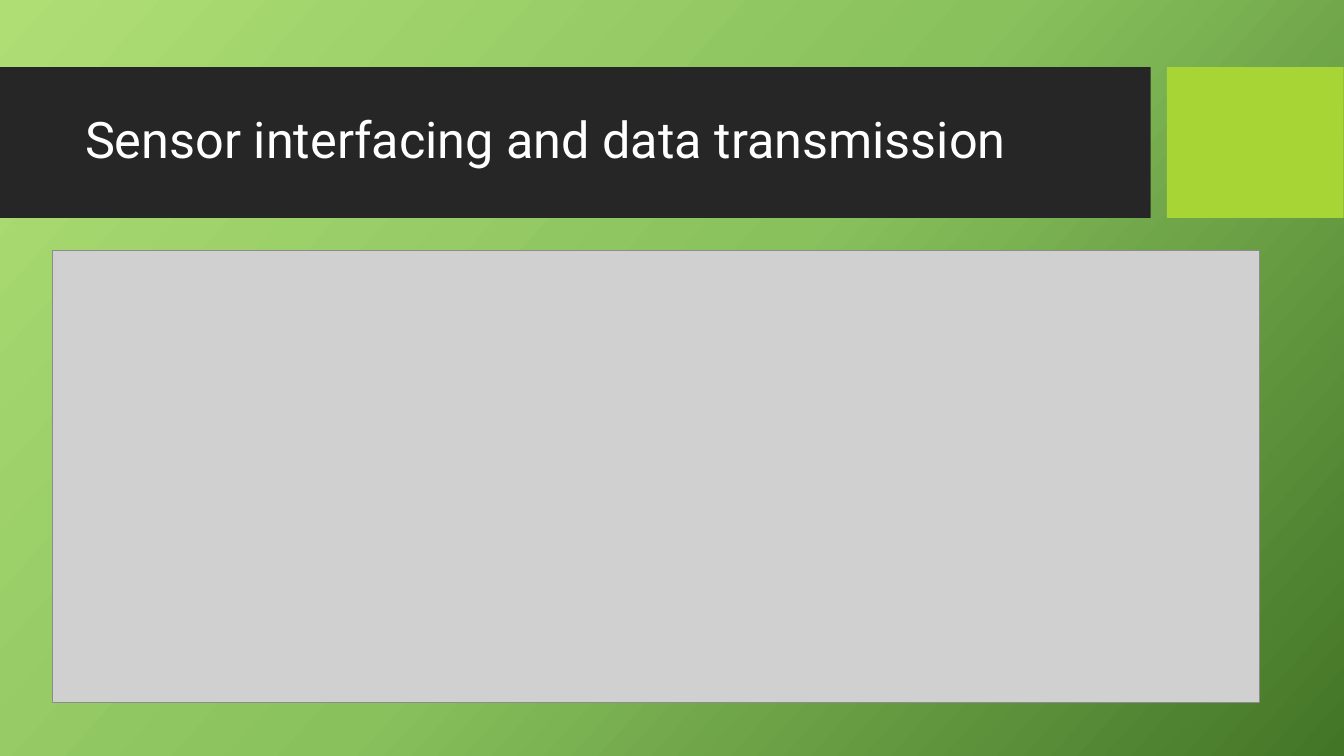
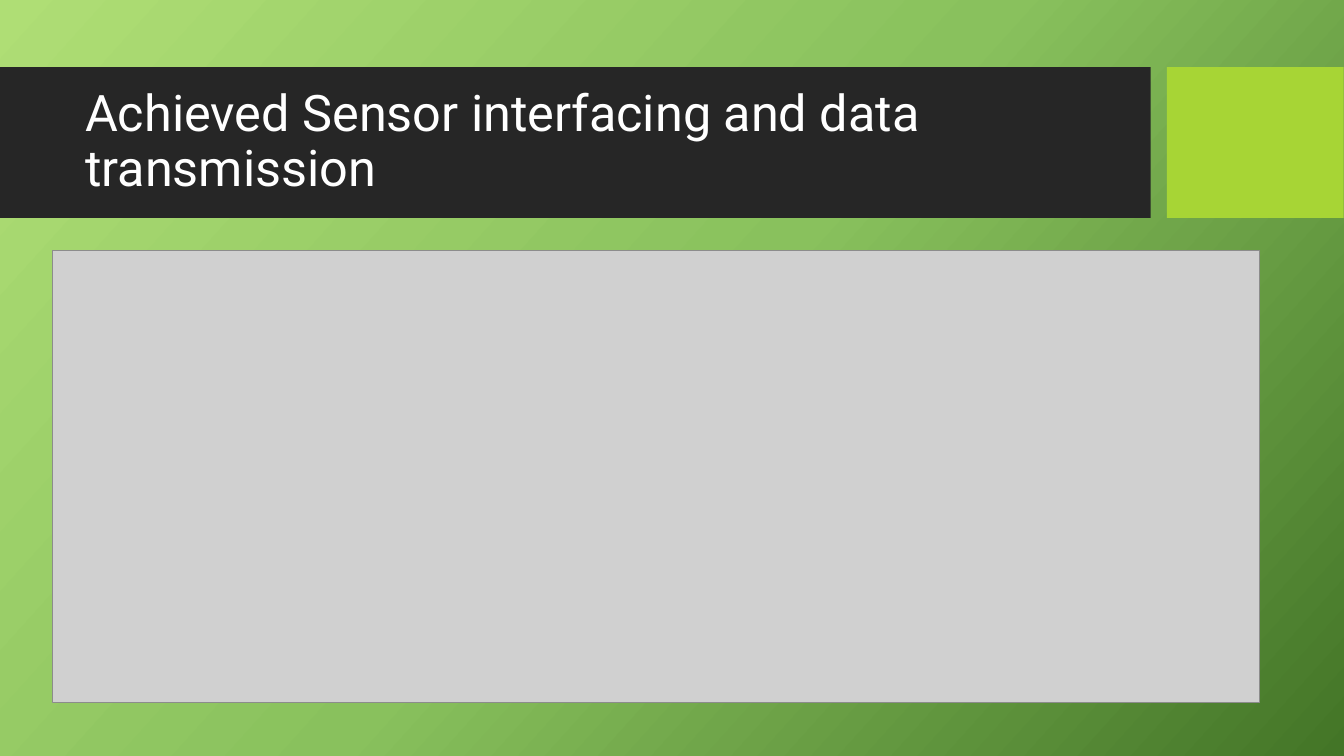
Before and after one commit to Haz-IQ/Precise-Agriculture, a slide deck: slide 16 of Presentation PA.pptx. Drawn at 1344x756 pixels with LibreOffice and Linux fonts; fonts in the diff are those of the drawing; grey boxes stand for pictures; background and template pictures are left out. Boxes give left, top, right and bottom in pixels: in the first picture for what was removed or moved away, otherwise in the second. Text is boxed around its words. In the diff, an @@ line names an element or a change of style, - is before the commit and + after.

```diff
--- a/Presentation PA.pptx
+++ b/Presentation PA.pptx
@@ title at [85, 92, 920, 187]: text changed @@
-Sensor interfacing and data transmission
+Achieved Sensor interfacing and data transmission
```
Also in this commit, not shown: 4 other slides changed, 1 slide added, 2 slides removed.
